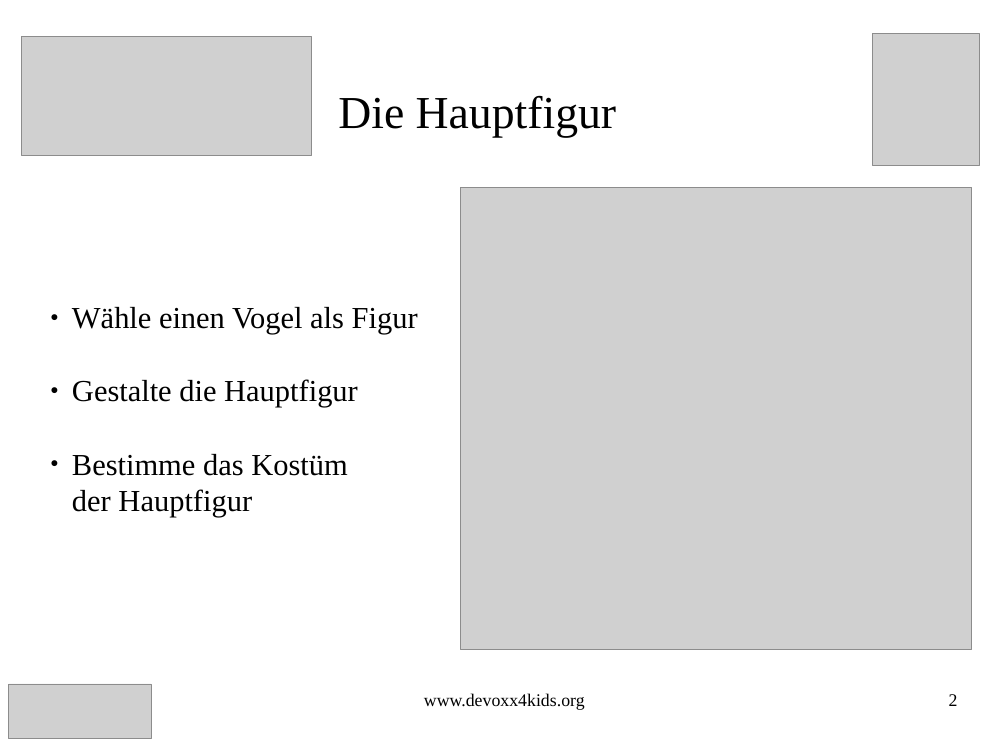
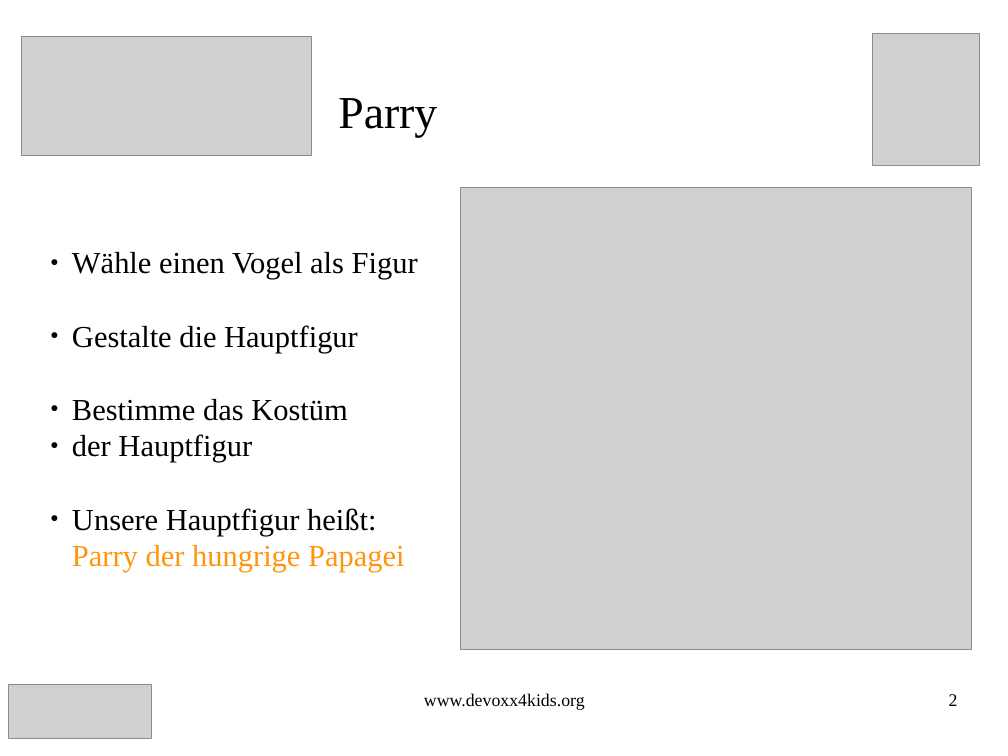
Before and after one commit to Devoxx4KidsDE/workshop-scratch, a slide deck: slide 2 of flyingBird/FlyingBird_Scratch_Aufgaben.odp. Drawn at 1008x756 pixels with LibreOffice and Linux fonts; fonts in the diff are those of the drawing; grey boxes stand for pictures. Boxes give left, top, right and bottom in pixels: in the first picture for what was removed or moved away, otherwise in the second. Text is boxed around its words. In the diff, an @@ line names an element or a change of style, - is before the commit and + after.

```diff
--- a/flyingBird/FlyingBird_Scratch_Aufgaben.odp
+++ b/flyingBird/FlyingBird_Scratch_Aufgaben.odp
@@ title at (338,98,437,138): text changed @@
-Die Hauptfigur
+Parry
@@ subtitle at (72,434,252,463): bullet none to ● @@
@@ subtitle at (72,508,404,572): paragraph added @@
+● Unsere Hauptfigur heißt:
+  Parry der hungrige Papagei
```
Also in this commit, not shown: 28 other slides changed, 4 slides added, 2 slides removed, 2 other files.
